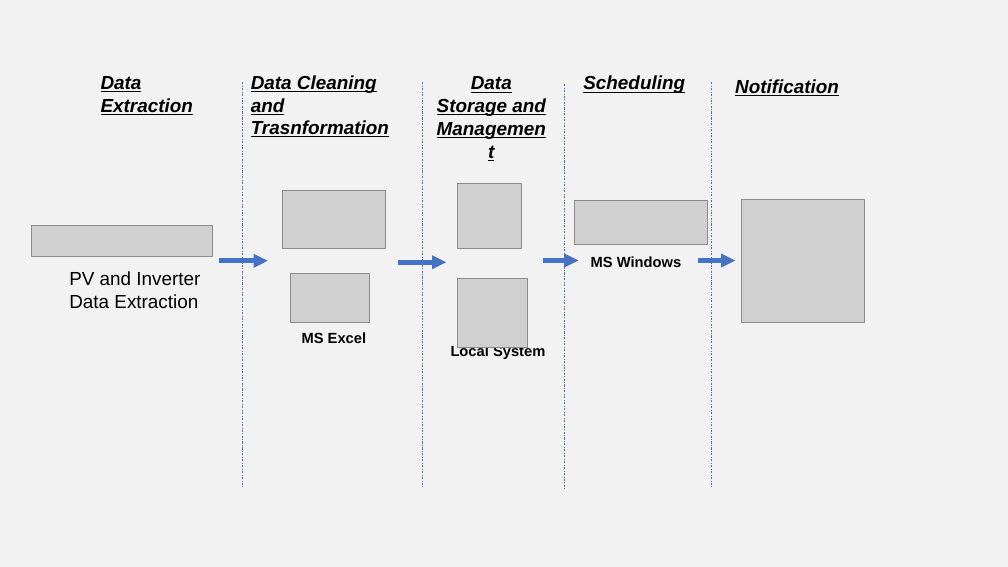
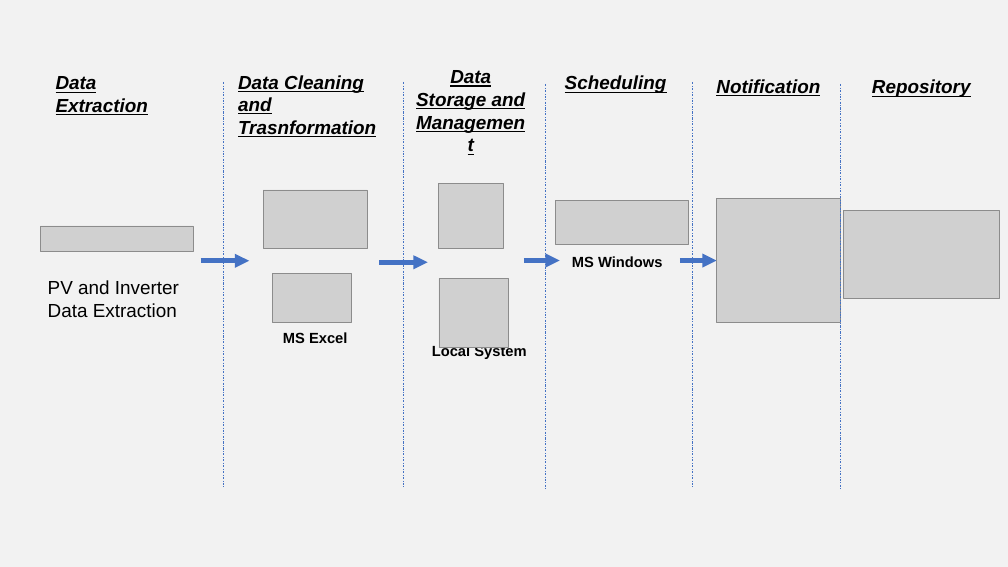
Before and after one commit to UniNash/pvinvUpdate, a slide deck: slide 1 of Process.pptx. Drawn at 1008x567 pixels with LibreOffice and Linux fonts; fonts in the diff are those of the drawing; grey boxes stand for pictures. Boxes give left, top, right and bottom in pixels: in the first picture for what was removed or moved away, otherwise in the second. Text is boxed around its words. In the diff, an @@ line names an element or a change of style, - is before the commit and + after.

Commit message:
Add files via upload
changes done

```diff
--- a/Process.pptx
+++ b/Process.pptx
@@ text "Data Extraction": place and size @@
-text "Data Extraction" at <box>101,76,193,115</box>
+text "Data Extraction" at <box>56,76,148,115</box>
@@ text "Data Cleaning and Trasnformation": place and size @@
-text "Data Cleaning and Trasnformation" at <box>251,75,389,137</box>
+text "Data Cleaning and Trasnformation" at <box>238,75,376,137</box>
@@ text "Data Storage and Management": place and size @@
-text "Data Storage and Management" at <box>437,76,546,116</box>
+text "Data Storage and Management" at <box>416,70,526,110</box>
@@ line added from (841, 84) to (841, 489), #4472C4 0.5 pt dashed @@
@@ text added at <box>872,79,971,97</box>, 18 pt, text #000000, bold, italic, underline @@
+Repository
@@ picture: place and size @@
-picture at <box>741,200,865,324</box>
+picture at <box>717,199,841,323</box>
@@ picture: place and size @@
-picture at <box>31,226,212,256</box>
+picture at <box>40,226,193,252</box>
@@ picture added at <box>844,210,1000,298</box> @@
@@ 5 pictures, 5 texts, 4 lines, 4 arrows: place and size @@
-5 pictures, 5 texts, 4 lines, 4 arrows at <box>219,75,839,489</box>
+5 pictures, 5 texts, 4 lines, 4 arrows at <box>201,75,820,489</box>
@@ text "PV and Inverter": place and size @@
-text "PV and Inverter" at <box>69,271,200,309</box>
+text "PV and Inverter" at <box>48,280,179,317</box>
```
